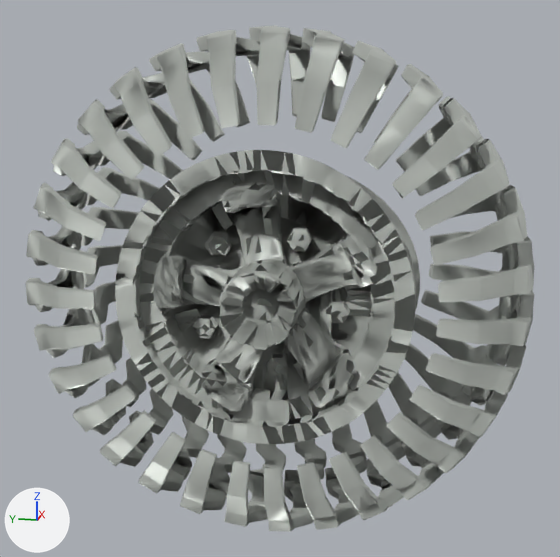
One commit to the glTF model assets/defender/hub_lr.gltf: the scene before it, then after it.
One viewpoint serves both versions: a 50 mm camera at (-1.396, -0.275, 0.346) aimed at (-0.013, 0.001, 0.0). Arrows for +X, +Y and +Z are at lower left; the lights stay in place. The older version comes first.

Before the edit, the objects in view are built like this:
```python
me_hub_lr = bpy.data.meshes.new('hub_lr')
me_hub_lr.from_pydata(...)  # 8839 vertices, 19250 faces; spans x -0.243..0.218, y -0.446..0.448, z -0.444..0.445
me_hub_lr.materials.append(mat_hub_lr_mat)  # light grey #c4c8c2
ob_hub_lr = bpy.data.objects.new('hub_lr', me_hub_lr)
ob_hub_lr.location = (0.0, 0.0, 0.0)
```
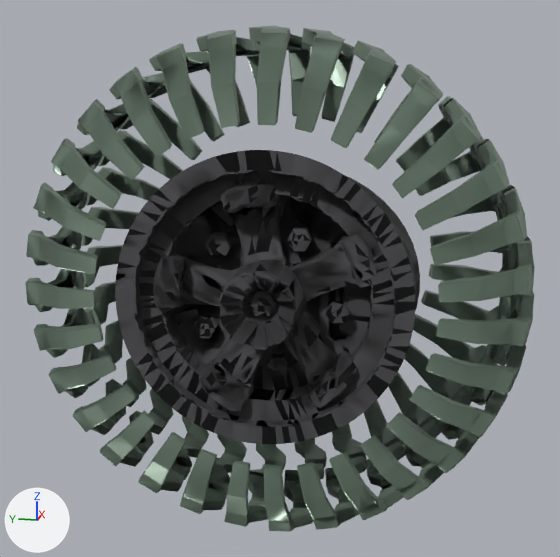
Patch to the scene script:
```diff
--- a/assets/defender/hub_lr.gltf.py
+++ b/assets/defender/hub_lr.gltf.py
@@ mat_material__1980 @@
+mat_material__1980 = principled_material('Material #1980')
+mat_material__1980.base_color = (0.075, 0.075, 0.08)  # dark grey #4d4d50
+mat_material__1980.metallic = 0.55
+mat_material__1980.roughness = 0.72
@@ mat_material__1982 @@
+mat_material__1982 = principled_material('Material #1982')
+mat_material__1982.base_color = (0.075, 0.075, 0.08)  # dark grey #4d4d50
+mat_material__1982.metallic = 0.55
+mat_material__1982.roughness = 0.72
@@ mat_material__1961 @@
+mat_material__1961 = principled_material('Material #1961')
+mat_material__1961.base_color = (0.075, 0.075, 0.08)  # dark grey #4d4d50
+mat_material__1961.metallic = 0.55
+mat_material__1961.roughness = 0.72
@@ mat_material__1981 @@
+mat_material__1981 = principled_material('Material #1981')
+mat_material__1981.base_color = (0.075, 0.075, 0.08)  # dark grey #4d4d50
+mat_material__1981.metallic = 0.55
+mat_material__1981.roughness = 0.72
@@ mat_material__1979 @@
+mat_material__1979 = principled_material('Material #1979')
+mat_material__1979.base_color = (0.16, 0.22, 0.17)  # grey #6f8173
+mat_material__1979.metallic = 0.35
+mat_material__1979.roughness = 0.34
@@ me_hub_lr @@
 # used by ob_hub_lr; location = (0.0, 0.0, 0.0)
-me_hub_lr.from_pydata(...)  # 8839 vertices, 19250 faces; spans x -0.243..0.218, y -0.446..0.448, z -0.444..0.445
+me_hub_lr.from_pydata(...)  # 9031 vertices, 19276 faces; spans x -0.243..0.218, y -0.446..0.448, z -0.444..0.445
+# me_hub_lr part 1: 4 vertices moved within x -0.169..-0.113, y -0.143..0.122, z -0.178..0.024; 161 vertices removed from x -0.2..-0.111, y -0.184..0.174, z -0.178..0.187; 353 vertices added at x -0.2..-0.109, y -0.187..0.178, z -0.18..0.189
+# me_hub_lr part 2: 10767 faces spanning x -0.219..0.218, y -0.446..0.448, z -0.444..0.445 switch from mat_hub_lr_mat (light grey #c4c8c2) to mat_material__1979 (grey #6f8173)
+# me_hub_lr part 3: 3020 faces spanning x -0.243..-0.111, y -0.253..0.248, z -0.251..0.251 switch from mat_hub_lr_mat (light grey #c4c8c2) to mat_material__1980 (dark grey #4d4d50)
+# me_hub_lr part 4: 584 faces spanning x -0.204..-0.098, y -0.142..0.134, z -0.145..0.118 switch from mat_hub_lr_mat (light grey #c4c8c2) to mat_material__1981 (dark grey #4d4d50)
+# me_hub_lr part 5: 2423 faces spanning x -0.196..-0.108, y -0.195..0.187, z -0.198..0.198 switch from mat_hub_lr_mat (light grey #c4c8c2) to mat_material__1982 (dark grey #4d4d50)
+# me_hub_lr part 6: 626 faces spanning x -0.006..0.181, y -0.255..0.263, z -0.262..0.205 switch from mat_hub_lr_mat (light grey #c4c8c2) to mat_material__1961 (dark grey #4d4d50)
```

Boxes (x1, y1, x2, y2) around the edits, measured in the pictures (560 x 557 px):
part 1 of me_hub_lr, cut back
    both: (142, 170, 393, 418)
part 2 of me_hub_lr, recoloured (light grey to grey)
    both: (25, 25, 535, 532)
part 3 of me_hub_lr, recoloured (light grey to dark grey)
    both: (115, 150, 415, 444)
part 4 of me_hub_lr, recoloured
    both: (193, 228, 350, 376)
part 5 of me_hub_lr, recoloured (light grey to dark grey)
    both: (153, 182, 377, 411)
part 6 of me_hub_lr, recoloured
    both: (346, 176, 420, 311)
